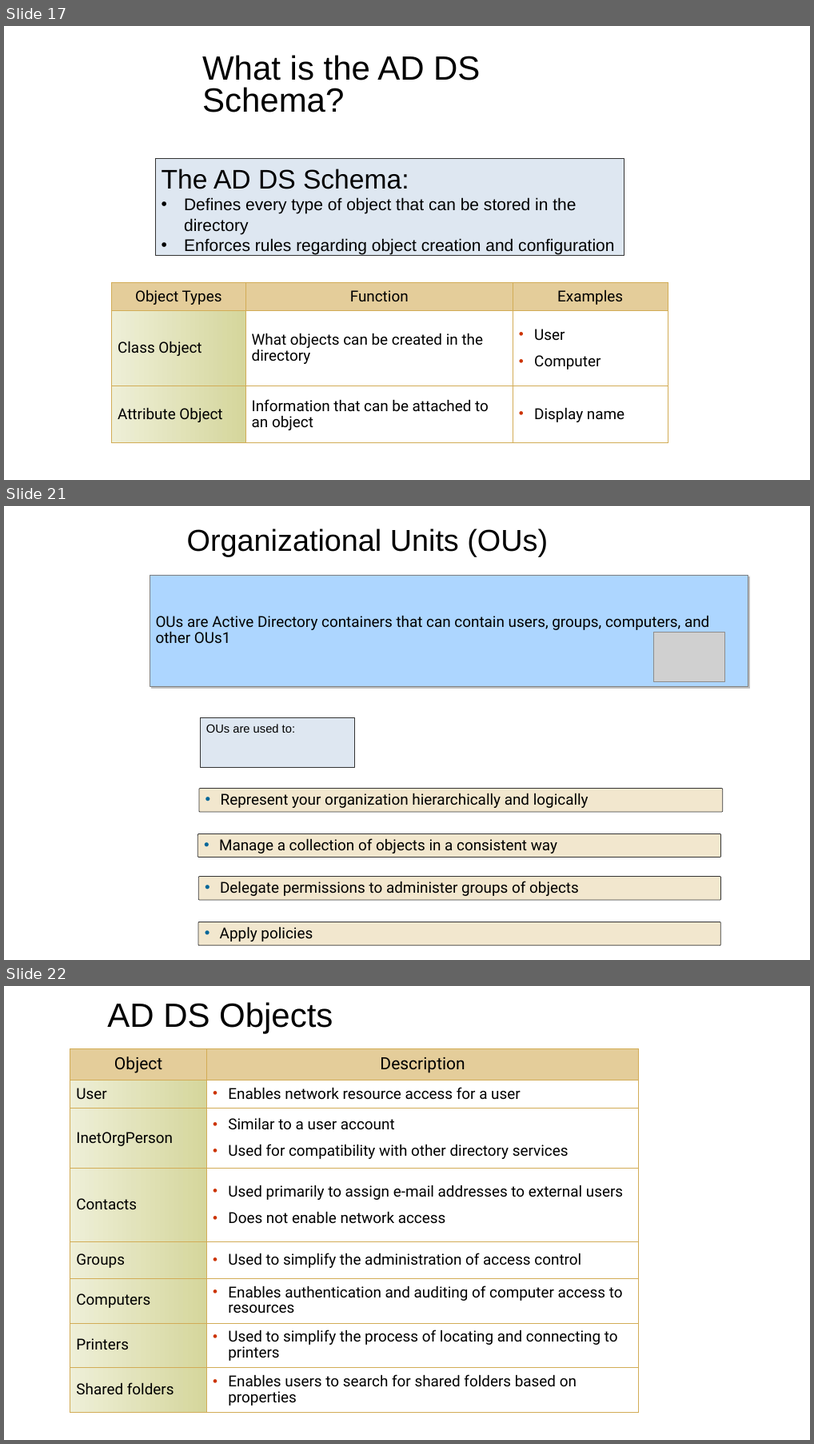
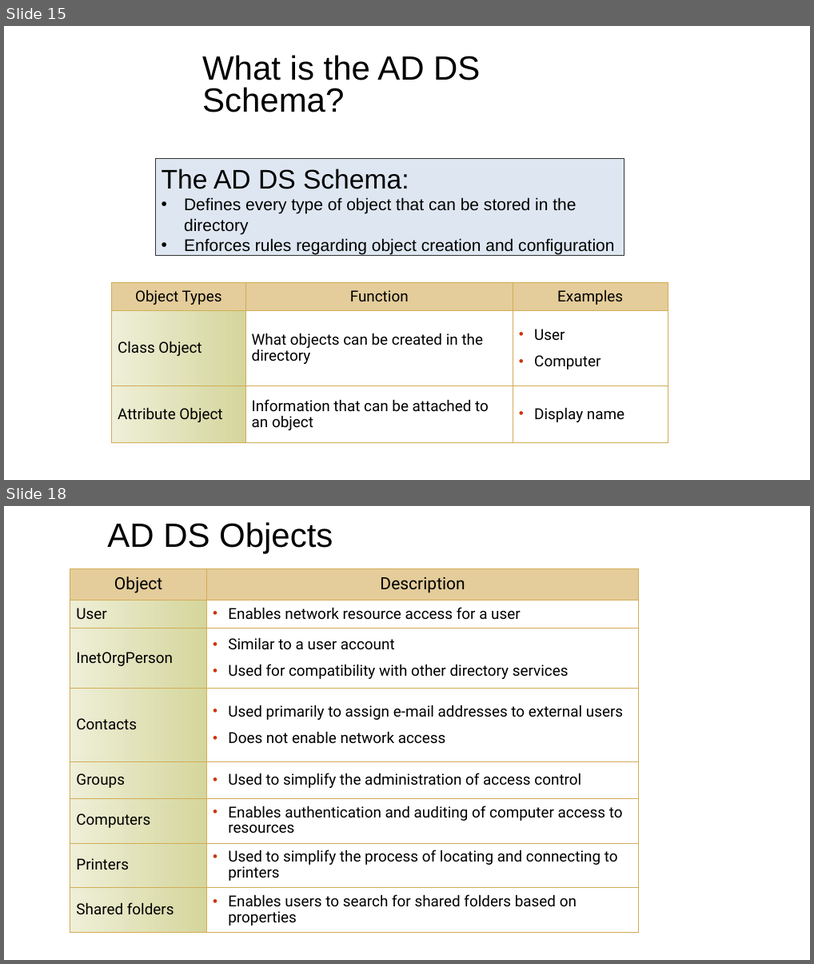
Before and after one commit to dhaval9911/dotfiles, a slide deck: programs/avinash.pptx. Shown one above the other, each under a label of ours: slides 17, 21 and 22 before the commit, slides 15 and 18 after it; the slides between them are not shown. The pictures are 814x1444 and 814x964 pixels, drawn with LibreOffice and Linux fonts; fonts in the diff are those of the drawing; grey boxes stand for pictures; background and template pictures are left out. Boxes give left, top, right and bottom in pixels: in the first picture for what was removed or moved away, otherwise in the second. Text is boxed around its words. In the diff, an @@ line names an element or a change of style, - is before the commit and + after.

```diff
--- a/programs/avinash.pptx
+++ b/programs/avinash.pptx
@@ slide 21 removed at (x1=4, y1=506, x2=810, y2=960), background picture (left out) @@
@@ title removed at (x1=187, y1=528, x2=548, y2=556) @@
-Organizational Units (OUs)
@@ rectangle removed at (x1=150, y1=575, x2=749, y2=686) @@
-OUs are Active Directory containers that can contain users, groups, computers, and other OUs1
@@ picture removed at (x1=654, y1=632, x2=725, y2=681) @@
@@ text removed at (x1=200, y1=718, x2=354, y2=768) @@
-OUs are used to:
@@ rounded rectangle removed at (x1=199, y1=788, x2=723, y2=812) @@
-• Represent your organization hierarchically and logically
@@ rounded rectangle removed at (x1=198, y1=834, x2=722, y2=857) @@
-• Manage a collection of objects in a consistent way
@@ rounded rectangle removed at (x1=198, y1=876, x2=722, y2=900) @@
-• Delegate permissions to administer groups of objects
@@ rounded rectangle removed at (x1=198, y1=922, x2=722, y2=945) @@
-• Apply policies
@@ what was slide 17 is now slide 15 @@
@@ what was slide 22 is now slide 18 @@
```
Also in this commit, not shown: 9 slides changed, 3 other slides removed, 1 other file.
